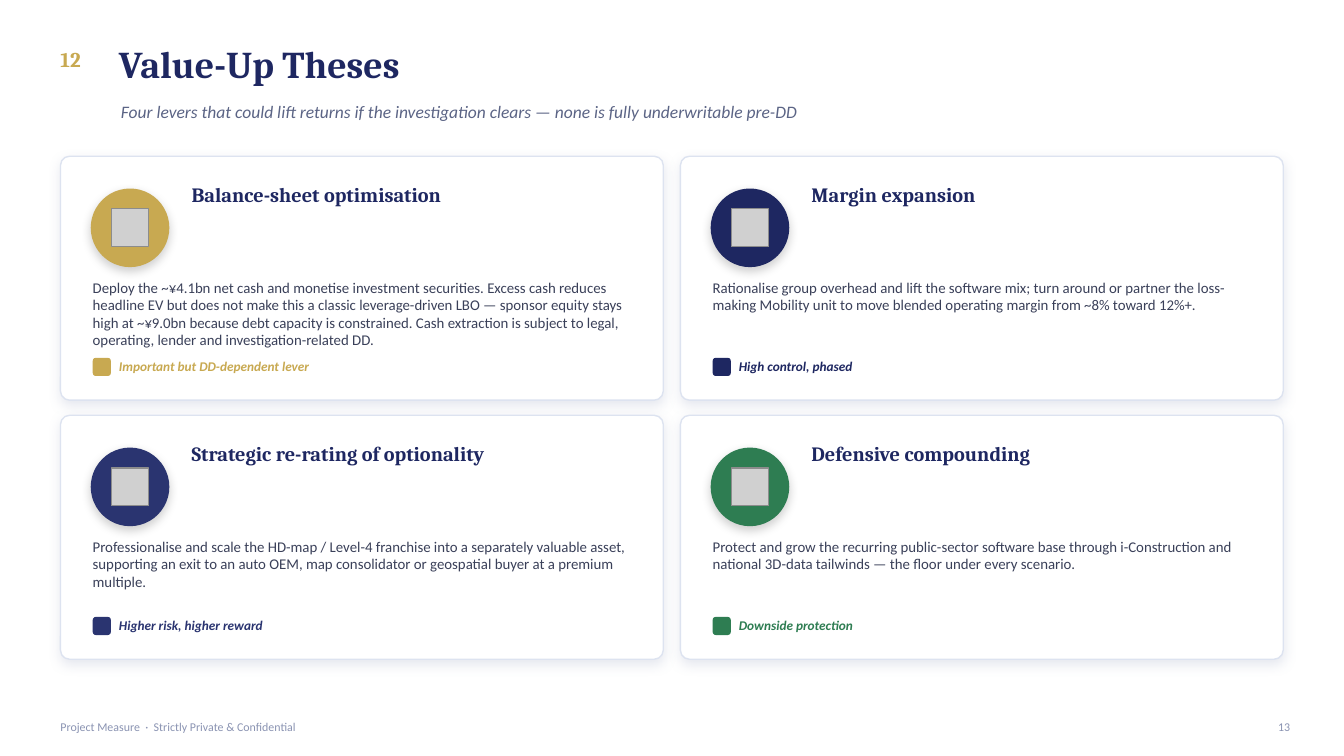
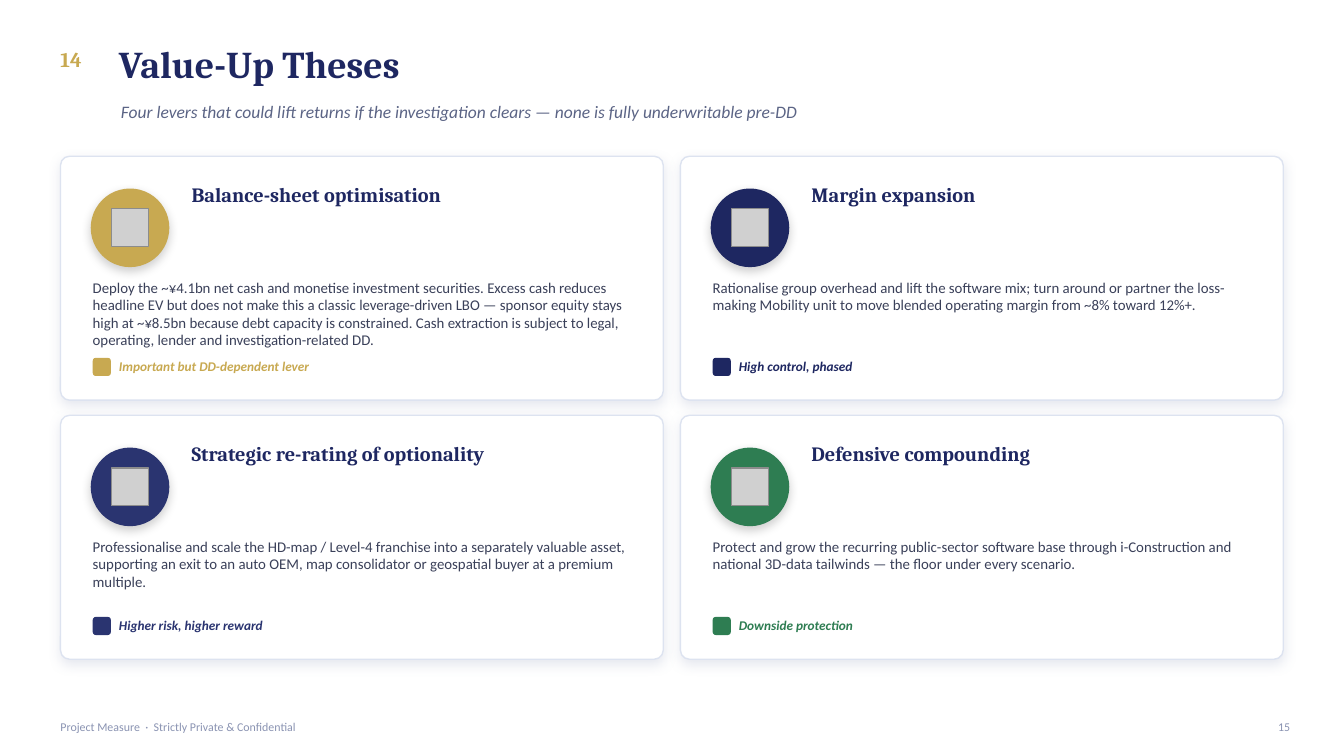
Before and after one commit to ankimo1210/projects, a slide deck: slide 15 of aisan_lbo_case/docs/AISAN_4667_Take_Private_Case_Study.pptx (slide 13 before the commit). Drawn at 1344x756 pixels with LibreOffice and Linux fonts; fonts in the diff are those of the drawing; grey boxes stand for pictures. Boxes give left, top, right and bottom in pixels: in the first picture for what was removed or moved away, otherwise in the second. Text is boxed around its words. In the diff, an @@ line names an element or a change of style, - is before the commit and + after.

```diff
--- a/aisan_lbo_case/docs/AISAN_4667_Take_Private_Case_Study.pptx
+++ b/aisan_lbo_case/docs/AISAN_4667_Take_Private_Case_Study.pptx
@@ text at (x1=60, y1=53, x2=81, y2=67): text changed @@
-12
+14
@@ text at (x1=93, y1=282, x2=622, y2=348): text changed @@
-Deploy the ~¥4.1bn net cash and monetise investment securities. Excess cash reduces headline EV but does not make this a classic leverage-driven LBO — sponsor equity stays high at ~¥9.0bn because debt capacity is constrained. Cash extraction is subject to legal, operating, lender and investigation-related DD.
+Deploy the ~¥4.1bn net cash and monetise investment securities. Excess cash reduces headline EV but does not make this a classic leverage-driven LBO — sponsor equity stays high at ~¥8.5bn because debt capacity is constrained. Cash extraction is subject to legal, operating, lender and investigation-related DD.
```
Also in this commit, not shown: 13 other slides changed, 2 slides added, 8 other files.
